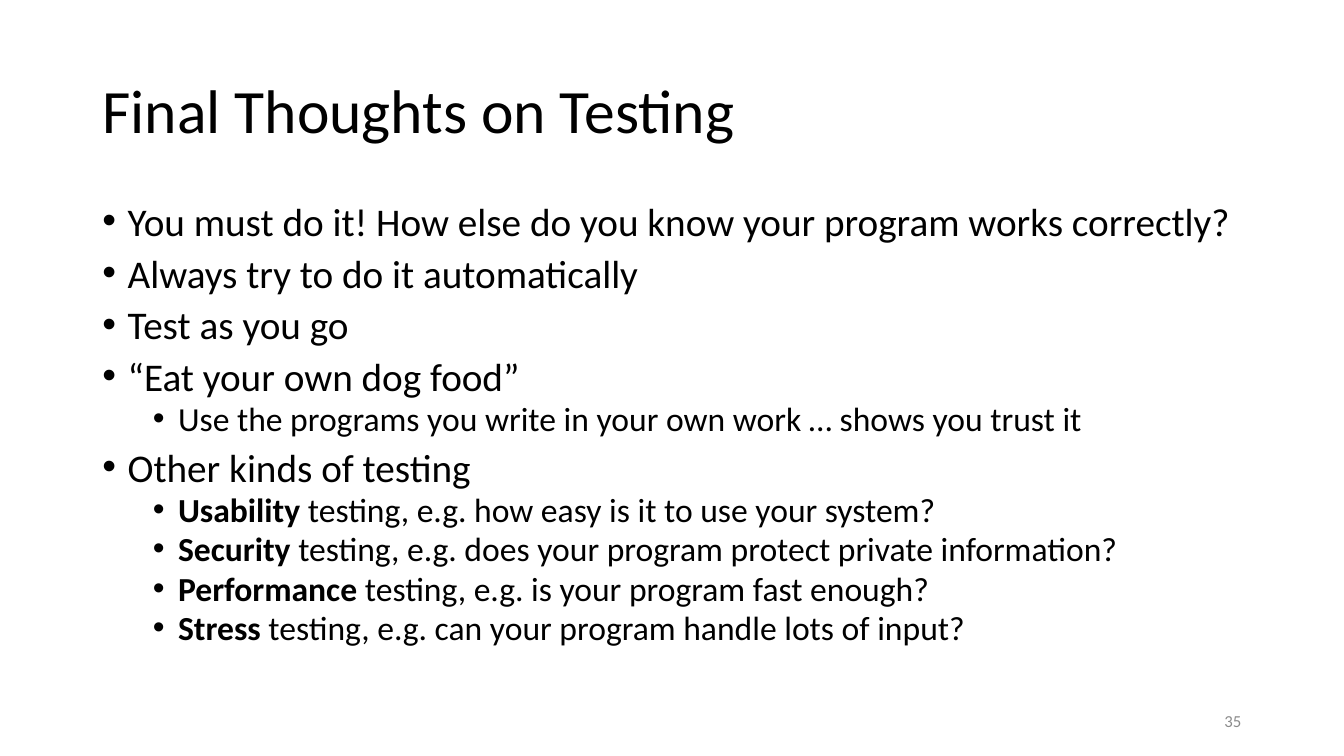
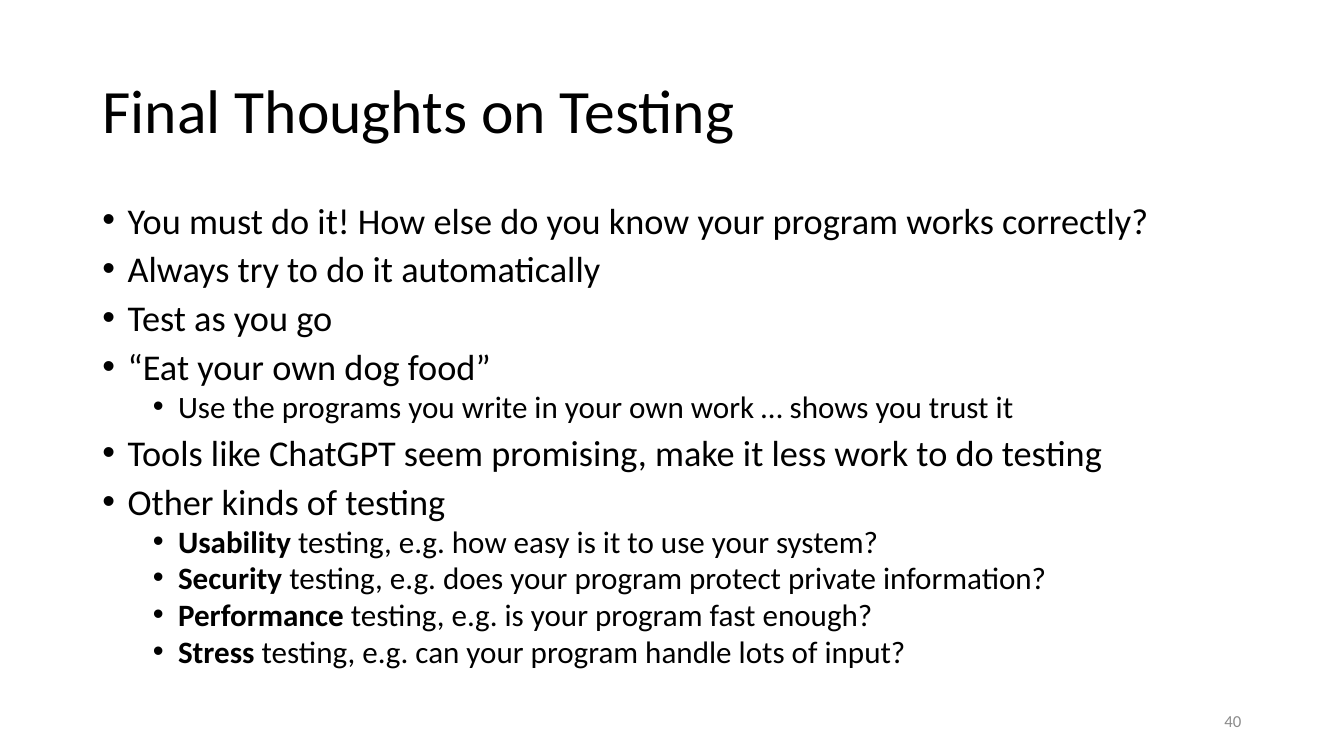
Before and after one commit to tjd1234/cmpt135spring2024, a slide deck: slide 40 of sample_code/week2/week2_cmpt135.pptx (slide 35 before the commit). Drawn at 1344x756 pixels with LibreOffice and Linux fonts; fonts in the diff are those of the drawing. Boxes give left, top, right and bottom in pixels: in the first picture for what was removed or moved away, otherwise in the second. Text is boxed around its words. In the diff, an @@ line names an element or a change of style, - is before the commit and + after.

Commit message:
updated

```diff
--- a/sample_code/week2/week2_cmpt135.pptx
+++ b/sample_code/week2/week2_cmpt135.pptx
@@ text at (128, 208, 1148, 669): size 28 to 25.9 pt in "You must do it! How else do ...", "Always try to do it automatically", "Test as you go", "“Eat your own dog food”" and 1 more places; size 24 to 22.2 pt in "Use the programs you write in your ...", "Usability testing, e.g. how easy is it ...", "Security testing, e.g. does your program protect ...", "Performance testing, e.g. is your program fast ..." and 1 more places @@
@@ text at (128, 440, 1102, 473): paragraph added @@
+• Tools like ChatGPT seem promising, make it less work to do testing
@@ page number at (1224, 716, 1241, 727): text changed @@
-35
+40
```
Also in this commit, not shown: 5 slides added.
